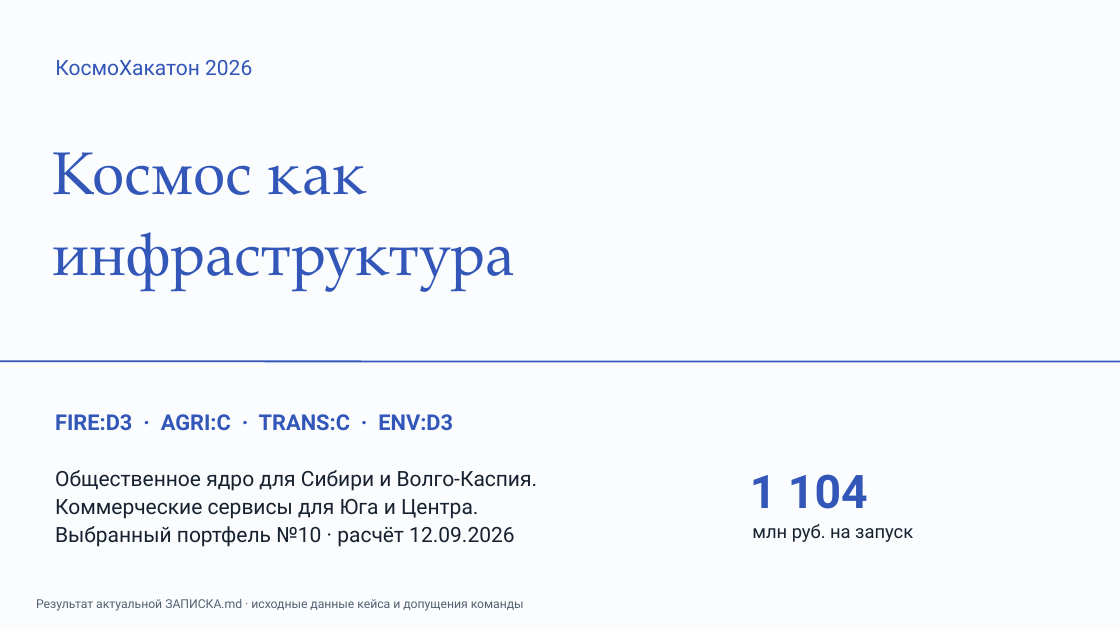
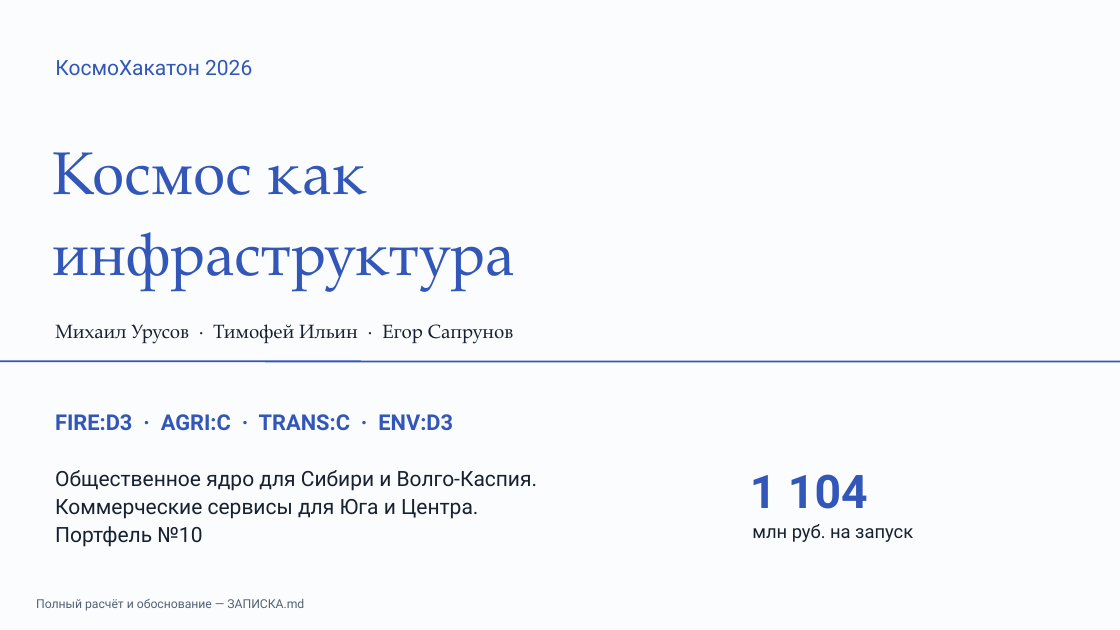
Before and after one commit to Mihail239239/Clodex_Cosmoton, a slide deck: slide 1 of presentation.pptx. Drawn at 1120x630 pixels with LibreOffice and Linux fonts; fonts in the diff are those of the drawing. Boxes give left, top, right and bottom in pixels: in the first picture for what was removed or moved away, otherwise in the second. Text is boxed around its words. In the diff, an @@ line names an element or a change of style, - is before the commit and + after.

```diff
--- a/presentation.pptx
+++ b/presentation.pptx
@@ text added at box(55, 324, 513, 344), 16.5 pt, text #17212F @@
+Михаил Урусов · Тимофей Ильин · Егор Сапрунов
@@ subtitle at box(55, 526, 202, 547): text changed @@
-Выбранный портфель №10 · расчёт 12.09.2026
+Портфель №10
@@ text at box(36, 599, 304, 611): text changed @@
-Результат актуальной ЗАПИСКА.md · исходные данные кейса и допущения команды
+Полный расчёт и обоснование — ЗАПИСКА.md
```
Also in this commit, not shown: 11 other slides changed, 1 other file.
